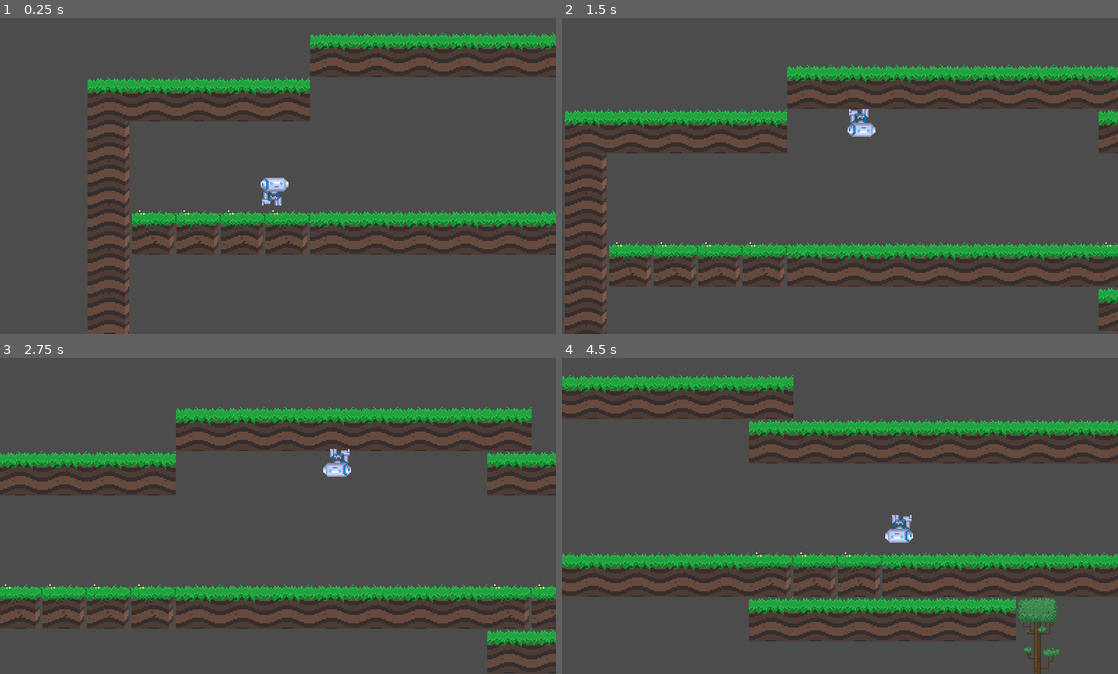
Above: before the commit, frames 1-4 (two rows, left to right).
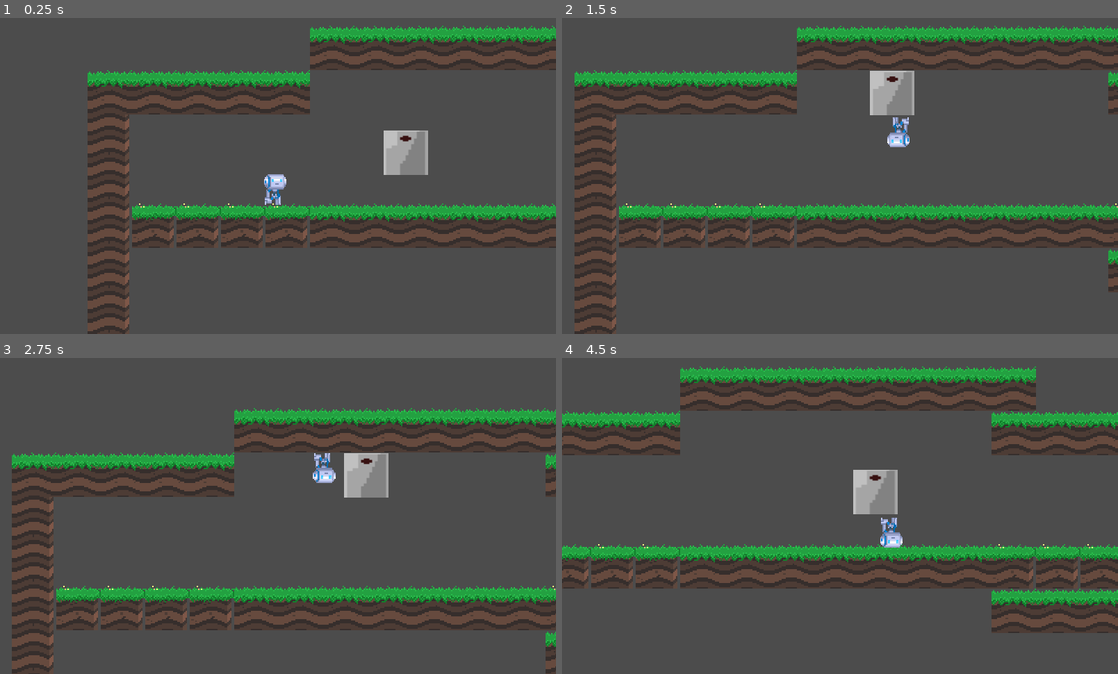
Above: after the commit, the same moments.

Repository: papukweh/Sohlepse
Game: Godot game, scene res://stage.tscn
The game is run twice, just before and just after one commit, with the same random seed, the same clock (stepped at 60 frames per second) and the same inputs.
Inputs:
- Up to frame 1 (0.25 s): no input
- Up to frame 2 (1.5 s): hold Right (move_right) 0.53-1.28 s; hold A (push-and-pull, bound only before the commit) 0.53-1.28 s; tap V (change-v) at 0.6 s; tap Up (jump) at 0.77, 1.07 s; hold Left (move_left) from 1.28 s (still down); tap A (push-and-pull, bound only before the commit) at 1.35 s
- Up to frame 3 (2.75 s): tap Up (jump) at 1.52, 1.82, 2.3 s; tap E (interact, bound only after the commit) at 1.55 s; release Left (move_left) at 2.03 s; hold Right (move_right) from 2.03 s (still down); hold E (interact, bound only after the commit) from 2.03 s (still down)
- Up to frame 4 (4.5 s): release E (interact, bound only after the commit) at 2.78 s; tap Up (jump) at 2.85, 3.02, 3.32, 3.77, 4.07 s; tap V (change-v) at 3.05, 4.35 s; release Right (move_right) at 3.53 s; hold A (push-and-pull, bound only before the commit) 3.53-4.28 s; hold Left (move_left) from 3.53 s (still down); tap H (change-h) at 3.6 s

The runs differ from the first frame. In frame 1, 22% of the frame differs, in the area x 15-100%, y 2-100%; in frame 2, 43%, in the area x 0-100%, y 2-100%; in frame 3, 18%; in frame 4, 39%.

Commit message:
Personagem agora consegue puxar e empurrar caixas

Diff:
--- a/Sohlepse/box.gd
+++ b/Sohlepse/box.gd
@@ -1,23 +1,36 @@
-extends RigidBody2D
+extends KinematicBody2D
 
-var WALK_ACCEL = 10000.0
-var WALK_DEACCEL = 5000.0
-var WALK_MAX_VELOCITY = 200.0
-
+var GRAVITY = 700.0 # pixels/second/second
+var velocity = Vector2()
 onready var push = false
 
-func _integrate_forces(s):
-	var lv = s.get_linear_velocity()
-	var step = s.get_step()
-	push = Input.is_action_pressed("push-and-pull")
+func _process(delta):
+	if Input.is_action_just_pressed("change-v"):
+		GRAVITY *= -1
+	pass
 
-	if push:
-		if Input.is_action_pressed("ui_left") and not Input.is_action_pressed("ui_right"):
-			if lv.x > -WALK_MAX_VELOCITY:
-				lv.x -= WALK_ACCEL * step
-		elif Input.is_action_pressed("ui_right") and not Input.is_action_pressed("ui_left"):
-			if lv.x < WALK_MAX_VELOCITY:
-				lv.x += WALK_ACCEL * step
+func _physics_process(delta):
+	var force = Vector2(0, GRAVITY)
 
+	if Input.is_action_pressed("interact"):
+		push = true
+	else:
+		push = false
 
-	s.set_linear_velocity(lv)
+	var player = null
+
+	if $RC_left.is_colliding():
+		player = $RC_left.get_collider()
+	elif $RC_right.is_colliding():
+		player = $RC_right.get_collider()
+
+	if player != null and push:
+		if player.moving_left():
+			velocity.x = -200
+		elif player.moving_right():
+			velocity.x = 200
+	else:
+		velocity.x = 0
+
+	velocity += force * delta
+	velocity = move_and_slide(velocity, Vector2(0, -1))
--- a/Sohlepse/box.tscn
+++ b/Sohlepse/box.tscn
@@ -8,42 +8,42 @@
 custom_solver_bias = 0.0
 extents = Vector2( 10, 11.1185 )
 
-[node name="Node2D" type="Node2D"]
+[node name="KinematicBody2D" type="KinematicBody2D"]
 
-[node name="RigidBody2D" type="RigidBody2D" parent="." index="0"]
-
-position = Vector2( -4.07257, -4.88704 )
 input_pickable = false
 collision_layer = 1
 collision_mask = 1
-mode = 2
-mass = 65535.0
-friction = 1.0
-bounce = 0.0
-gravity_scale = 1.0
-custom_integrator = false
-continuous_cd = 0
-contacts_reported = 0
-contact_monitor = false
-sleeping = false
-can_sleep = true
-linear_velocity = Vector2( 0, 0 )
-linear_damp = -1.0
-angular_velocity = 0.0
-angular_damp = -1.0
+collision/safe_margin = 0.08
 script = ExtResource( 1 )
-_sections_unfolded = [ "Collision", "Pickable", "Transform" ]
 
-[node name="Sprite" type="Sprite" parent="RigidBody2D" index="0"]
+[node name="Sprite" type="Sprite" parent="." index="0"]
 
-position = Vector2( 1.19748, -0.0433502 )
+position = Vector2( -2.87509, -4.93039 )
 scale = Vector2( 2, 1 )
 texture = ExtResource( 2 )
 _sections_unfolded = [ "Transform" ]
 
-[node name="CollisionShape2D" type="CollisionShape2D" parent="RigidBody2D" index="1"]
+[node name="RC_left" type="RayCast2D" parent="." index="1"]
 
-position = Vector2( 1.27886, 0.242453 )
+rotation = 1.5708
+enabled = true
+exclude_parent = true
+cast_to = Vector2( 0, 40 )
+collision_mask = 1
+_sections_unfolded = [ "Transform" ]
+
+[node name="RC_right" type="RayCast2D" parent="." index="2"]
+
+rotation = -1.5708
+enabled = true
+exclude_parent = true
+cast_to = Vector2( 0, 40 )
+collision_mask = 1
+_sections_unfolded = [ "Transform", "Z Index" ]
+
+[node name="CollisionShape2D" type="CollisionShape2D" parent="." index="3"]
+
+position = Vector2( -2.05863, -4.64459 )
 scale = Vector2( 3.2, 3 )
 shape = SubResource( 1 )
 _sections_unfolded = [ "Transform" ]
--- a/Sohlepse/player.gd
+++ b/Sohlepse/player.gd
@@ -1,177 +1,117 @@
-extends RigidBody2D
+extends KinematicBody2D
 
-# Character Demo, written by Juan Linietsky.
-#
-# Implementation of a 2D Character controller.
-# This implementation uses the physics engine for
-# controlling a character, in a very similar way
-# than a 3D character controller would be implemented.
-#
-# Using the physics engine for this has the main
-# advantages:
-# -Easy to write.
-# -Interaction with other physics-based objects is free
-# -Only have to deal with the object linear velocity, not position
-# -All collision/area framework available
-#
-# But also has the following disadvantages:
-#
-# -Objects may bounce a little bit sometimes
-# -Going up ramps sends the chracter flying up, small hack is needed.
-# -A ray collider is needed to avoid sliding down on ramps and
-#   undesiderd bumps, small steps and rare numerical precision errors.
-#   (another alternative may be to turn on friction when the character is not moving).
-# -Friction cant be used, so floor velocity must be considered
-#  for moving platforms.
+var GRAVITY = 700.0 # pixels/second/second
 
-# Member variables
-var anim = ""
+# Angle in degrees towards either side that the player can consider "floor"
+const FLOOR_ANGLE_TOLERANCE = 40
+const WALK_FORCE = 500
+const WALK_MIN_SPEED = 10
+const WALK_MAX_SPEED = 400
+const STOP_FORCE = 1500
+const JUMP_SPEED = 500
+const JUMP_MAX_AIRBORNE_TIME = 0.2
+
+const SLIDE_STOP_VELOCITY = 1.0 # one pixel/second
+const SLIDE_STOP_MIN_TRAVEL = 1.0 # one pixel
+
+var velocity = Vector2()
+var on_air_time = 10
+var jumping = false
+var pushing = false
+
 var siding_left = false
-var jumping = false
-var stopping_jump = false
-var shooting = false
 export var invert_vertical = 1
 export var invert_horizontal = 1
 onready var move_left = false
 onready var move_right = false
 
-
-var WALK_ACCEL = 10000.0
-var WALK_DEACCEL = 5000.0
-var WALK_MAX_VELOCITY = 200.0
-var AIR_ACCEL = 225.0
-var AIR_DEACCEL = 10.0
-var JUMP_VELOCITY = 500.0
-var STOP_JUMP_FORCE = 5000.0
-
-var MAX_FLOOR_AIRBORNE_TIME = 0.05
-
-var airborne_time = 1e20
-var shoot_time = 1e20
-var MAX_SHOOT_POSE_TIME = 0.3
-
-var floor_h_velocity = 0.0
-
 func _process(delta):
 	if Input.is_action_just_pressed("change-v"):
 		invert_vertical *= -1
-		self.gravity_scale *= -1
 		self.rotate(PI)
+		GRAVITY *= -1
 	if Input.is_action_just_pressed("change-h"):
 		invert_horizontal *= -1
 	pass
 
-func _integrate_forces(s):
-	var lv = s.get_linear_velocity()
-	var step = s.get_step()
+func _physics_process(delta):
+	# Create forces
+	var force = Vector2(0, GRAVITY)
+	if Input.is_action_pressed("interact"):
+		pushing = true
+	else:
+		pushing = false
 
-	var new_anim = anim
-	var new_siding_left = siding_left
-
-	# Get the controls
 	if invert_horizontal == 1:
-		move_left = Input.is_action_pressed("move_left")
-		move_right = Input.is_action_pressed("move_right")
+		move_left = Input.is_action_pressed("move_left") and not Input.is_action_pressed("move_right")
+		move_right = Input.is_action_pressed("move_right") and not Input.is_action_pressed("move_left")
 	else:
-		move_right = Input.is_action_pressed("move_left")
-		move_left = Input.is_action_pressed("move_right")
+		move_right = Input.is_action_pressed("move_left") and not Input.is_action_pressed("move_right")
+		move_left = Input.is_action_pressed("move_right") and not Input.is_action_pressed("move_left")
 
 	var jump = Input.is_action_pressed("jump")
-	var push = Input.is_action_pressed("push-and-pull")
+	var stop = true
 
-	# Deapply prev floor velocity
-	lv.x -= floor_h_velocity
-	floor_h_velocity = 0.0
+	if pushing:
+		if move_left:
+			velocity.x = -200
+		elif move_right:
+			velocity.x = 200
+	else:
+		if move_left:
+			if velocity.x <= WALK_MIN_SPEED and velocity.x > -WALK_MAX_SPEED:
+				force.x -= WALK_FORCE
+				stop = false
+		elif move_right:
+			if velocity.x >= -WALK_MIN_SPEED and velocity.x < WALK_MAX_SPEED:
+				force.x += WALK_FORCE
+				stop = false
 
-	# Find the floor (a contact with upwards facing collision normal)
-	var found_floor = false
-	var floor_index = -1
+	if stop:
+		var vsign = sign(velocity.x)
+		var vlen = abs(velocity.x)
 
-	for x in range(s.get_contact_count()):
-		var ci = s.get_contact_local_normal(x)
-		if ci.dot(Vector2(0, invert_vertical * -1)) > 0.6:
-			found_floor = true
-			floor_index = x
+		vlen -= STOP_FORCE * delta
+		if vlen < 0:
+			vlen = 0
 
-	# A good idea when implementing characters of all kinds,
-	# compensates for physics imprecision, as well as human reaction delay.
+		velocity.x = vlen * vsign
 
-	if found_floor:
-		airborne_time = 0.0
-	else:
-		airborne_time += step # Time it spent in the air
-
-	var on_floor = airborne_time < MAX_FLOOR_AIRBORNE_TIME
-
-	# Process jump
-	if jumping:
-		if (lv.y > 0 and invert_vertical == 1) or (lv.y < 0 and invert_vertical == -1):
-			# Set off the jumping flag if going down
-			jumping = false
-		elif not jump:
-			stopping_jump = true
-
-		if stopping_jump:
-			lv.y += invert_vertical * STOP_JUMP_FORCE * step
-
-	if on_floor:
-		# Process logic when character is on floor
-		if move_left and not move_right:
-			if lv.x > -WALK_MAX_VELOCITY:
-				lv.x -= WALK_ACCEL * step
-		elif move_right and not move_left:
-			if lv.x < WALK_MAX_VELOCITY:
-				lv.x += WALK_ACCEL * step
-		else:
-			var xv = abs(lv.x)
-			xv -= WALK_DEACCEL * step
-			if xv < 0:
-				xv = 0
-			lv.x = sign(lv.x) * xv
-
-		# Check jump
-		if not jumping and jump:
-			lv.y = -invert_vertical * JUMP_VELOCITY
-			jumping = true
-			stopping_jump = false
-
-		# Check siding
-		if lv.x < 0 and move_left:
-			new_siding_left = true
-		elif lv.x > 0 and move_right:
-			new_siding_left = false
-
-	else:
-		# Process logic when the character is in the air
-		if move_left and not move_right:
-			if lv.x < WALK_MAX_VELOCITY:
-				lv.x += AIR_ACCEL * step
-		elif move_right and not move_left:
-			if lv.x > WALK_MAX_VELOCITY:
-				lv.x -= AIR_ACCEL * step
-		else:
-			var xv = abs(lv.x)
-			xv += AIR_DEACCEL * step
-			if xv < 0:
-				xv = 0
-			lv.x = sign(lv.x) * xv
-
+	var new_siding_left = siding_left
+	# Check siding
+	if velocity.x < 0 and move_left:
+		new_siding_left = true
+	elif velocity.x > 0 and move_right:
+		new_siding_left = false
 
 	# Update siding
 	if new_siding_left != siding_left:
 		if new_siding_left:
-			$sprite.scale.x = -1
+			$sprite.scale.x = -invert_vertical
 		else:
-			$sprite.scale.x = 1
+			$sprite.scale.x = invert_vertical
 
 		siding_left = new_siding_left
 
+	# Integrate forces to velocity
+	velocity += force * delta
+	# Integrate velocity into motion and move
+	velocity = move_and_slide(velocity, Vector2(0, -1))
 
-	# Apply floor velocity
-	if found_floor:
-		floor_h_velocity = s.get_contact_collider_velocity_at_position(floor_index).x
-		lv.x += floor_h_velocity
+	if $RC_down.is_colliding():
+		on_air_time = 0
+		jumping = false
 
-	# Finally, apply gravity and set back the linear velocity
-	lv += s.get_total_gravity() * step
-	s.set_linear_velocity(lv)
+	if on_air_time < JUMP_MAX_AIRBORNE_TIME and jump and not jumping:
+		# Jump must also be allowed to happen if the character left the floor a little bit ago.
+		# Makes controls more snappy.
+		velocity.y = -invert_vertical * JUMP_SPEED
+		jumping = true
+
+	on_air_time += delta
+
+func moving_left():
+	return move_left and not move_right
+
+func moving_right():
+	return move_right and not move_left
--- a/Sohlepse/player.tscn
+++ b/Sohlepse/player.tscn
@@ -3,31 +3,17 @@
 [ext_resource path="res://player.gd" type="Script" id=1]
 [ext_resource path="res://robot_demo.png" type="Texture" id=2]
 
-[sub_resource type="RectangleShape2D" id=14]
+[sub_resource type="RectangleShape2D" id=1]
 
 custom_solver_bias = 0.0
 extents = Vector2( 3.3537, 10 )
 
-[node name="player" type="RigidBody2D"]
+[node name="player" type="KinematicBody2D" index="0"]
 
 input_pickable = false
 collision_layer = 1
 collision_mask = 1
-mode = 2
-mass = 3.0
-friction = 0.0
-bounce = 0.0
-gravity_scale = 1.0
-custom_integrator = true
-continuous_cd = 0
-contacts_reported = 3
-contact_monitor = false
-sleeping = false
-can_sleep = true
-linear_velocity = Vector2( 0, 0 )
-linear_damp = -1.0
-angular_velocity = 0.0
-angular_damp = -1.0
+collision/safe_margin = 0.08
 script = ExtResource( 1 )
 _sections_unfolded = [ "Angular", "Applied Forces", "Linear" ]
 invert_vertical = 1
@@ -35,8 +21,8 @@
 
 [node name="Camera2D" type="Camera2D" parent="." index="0"]
 
-position = Vector2( -1.23804, -8.8966 )
-scale = Vector2( 2.82163, 2.51892 )
+position = Vector2( -1.23804, 0.117938 )
+scale = Vector2( 2.82163, 2.23722 )
 anchor_mode = 1
 rotating = false
 current = true
@@ -66,10 +52,18 @@
 vframes = 2
 hframes = 16
 frame = 22
+_sections_unfolded = [ "Transform" ]
 
 [node name="CollisionShape2D" type="CollisionShape2D" parent="." index="2"]
 
 position = Vector2( -5.25742, 8.40443 )
 scale = Vector2( 6.18919, 2.04718 )
-shape = SubResource( 14 )
+shape = SubResource( 1 )
 _sections_unfolded = [ "Material", "Transform", "Visibility", "Z Index" ]
+
+[node name="RC_down" type="RayCast2D" parent="." index="3"]
+
+enabled = true
+exclude_parent = true
+cast_to = Vector2( 0, 29 )
+collision_mask = 1
--- a/Sohlepse/project.godot
+++ b/Sohlepse/project.godot
@@ -10,7 +10,7 @@
 
 [application]
 
-config/name="Dynamic Character Control-Based Platformer"
+config/name="Sohlepse"
 run/main_scene="res://stage.tscn"
 config/icon="res://icon.png"
 
@@ -48,9 +48,7 @@
 spawn=[ Object(InputEventKey,"resource_local_to_scene":false,"resource_name":"","device":0,"alt":false,"shift":false,"control":false,"meta":false,"command":false,"pressed":false,"scancode":16777244,"unicode":0,"echo":false,"script":null)
 , Object(InputEventJoypadButton,"resource_local_to_scene":false,"resource_name":"","device":0,"button_index":11,"pressure":0.0,"pressed":false,"script":null)
  ]
-push-and-pull=[ Object(InputEventKey,"resource_local_to_scene":false,"resource_name":"","device":0,"alt":false,"shift":false,"control":false,"meta":false,"command":false,"pressed":false,"scancode":65,"unicode":0,"echo":false,"script":null)
-, Object(InputEventKey,"resource_local_to_scene":false,"resource_name":"","device":0,"alt":false,"shift":false,"control":false,"meta":false,"command":false,"pressed":false,"scancode":85,"unicode":0,"echo":false,"script":null)
-, Object(InputEventKey,"resource_local_to_scene":false,"resource_name":"","device":0,"alt":false,"shift":false,"control":false,"meta":false,"command":false,"pressed":false,"scancode":72,"unicode":0,"echo":false,"script":null)
+interact=[ Object(InputEventKey,"resource_local_to_scene":false,"resource_name":"","device":0,"alt":false,"shift":false,"control":false,"meta":false,"command":false,"pressed":false,"scancode":69,"unicode":0,"echo":false,"script":null)
  ]
 change-v=[ Object(InputEventKey,"resource_local_to_scene":false,"resource_name":"","device":0,"alt":false,"shift":false,"control":false,"meta":false,"command":false,"pressed":false,"scancode":86,"unicode":0,"echo":false,"script":null)
  ]
--- a/Sohlepse/stage.tscn
+++ b/Sohlepse/stage.tscn
@@ -1,7 +1,8 @@
-[gd_scene load_steps=3 format=2]
+[gd_scene load_steps=4 format=2]
 
 [ext_resource path="res://tileset.tres" type="TileSet" id=1]
 [ext_resource path="res://player.tscn" type="PackedScene" id=2]
+[ext_resource path="res://box.tscn" type="PackedScene" id=3]
 
 [node name="stage" type="Node" index="0"]
 
@@ -33,3 +34,7 @@
 position = Vector2( 274.969, 75.8002 )
 scale = Vector2( 0.817881, 1.08877 )
 _sections_unfolded = [ "Angular", "Applied Forces", "Linear", "Transform" ]
+
+[node name="box" parent="." index="2" instance=ExtResource( 3 )]
+
+position = Vector2( 460.477, 36.1142 )
--- /dev/null
+++ b/Sohlepse/tileset2.tres
@@ -0,0 +1,280 @@
+[gd_resource type="TileSet" load_steps=15 format=2]
+
+[ext_resource path="res://tiles_demo.png" type="Texture" id=1]
+
+[sub_resource type="ConvexPolygonShape2D" id=1]
+
+custom_solver_bias = 0.0
+points = PoolVector2Array( 23.04, 31.9011, 3.01822, 234.637, -37.9726, -26.4474 )
+
+[sub_resource type="ConvexPolygonShape2D" id=2]
+
+custom_solver_bias = 0.0
+points = PoolVector2Array( -37.9726, -26.4474, 32, -24, 23.04, 31.9011 )
+
+[sub_resource type="ConvexPolygonShape2D" id=3]
+
+custom_solver_bias = 0.0
+points = PoolVector2Array( -32, -24, 24, -24, 24, 32, -32, 32 )
+
+[sub_resource type="ConvexPolygonShape2D" id=4]
+
+custom_solver_bias = 0.0
+points = PoolVector2Array( 32, -32, 32, 32, -32, 32, -32, -32 )
+
+[sub_resource type="ConvexPolygonShape2D" id=5]
+
+custom_solver_bias = 0.0
+points = PoolVector2Array( -32, -56, 35.6702, -59.6484, 32, 64, -32, 64 )
+
+[sub_resource type="ConvexPolygonShape2D" id=6]
+
+custom_solver_bias = 0.0
+points = PoolVector2Array( -32, -32, 24, -32, 24, 32, -32, 32 )
+
+[sub_resource type="ConvexPolygonShape2D" id=7]
+
+custom_solver_bias = 0.0
+points = PoolVector2Array( 32, -24, 32, 24, -32, 24, -32, -24 )
+
+[sub_resource type="ConvexPolygonShape2D" id=8]
+
+custom_solver_bias = 0.0
+points = PoolVector2Array( 24, -24, 24, 24, -32, 24, -32, -24 )
+
+[sub_resource type="ConvexPolygonShape2D" id=9]
+
+custom_solver_bias = 0.0
+points = PoolVector2Array( -32, -32, 24, -32, 24, 32, -32, 32 )
+
+[sub_resource type="ConvexPolygonShape2D" id=10]
+
+custom_solver_bias = 0.0
+points = PoolVector2Array( -64, -32, -8, -32, -8, 32, -64, 32 )
+
+[sub_resource type="ConvexPolygonShape2D" id=11]
+
+custom_solver_bias = 0.0
+points = PoolVector2Array( -32, -32, 24, -32, 32, -24, 32, 32, -32, 32 )
+
+[sub_resource type="ConvexPolygonShape2D" id=12]
+
+custom_solver_bias = 0.0
+points = PoolVector2Array( -32, -24, 32, -24, 32, 32, -32, 32 )
+
+[sub_resource type="ConvexPolygonShape2D" id=13]
+
+custom_solver_bias = 0.0
+points = PoolVector2Array( -32, -24, 32, -24, 32, 32, -32, 32 )
+
+[resource]
+
+0/name = "floor"
+0/texture = ExtResource( 1 )
+0/tex_offset = Vector2( 0, 0 )
+0/modulate = Color( 1, 1, 1, 1 )
+0/region = Rect2( 0, 0, 64, 64 )
+0/is_autotile = false
+0/occluder_offset = Vector2( 32, 32 )
+0/navigation_offset = Vector2( 32, 32 )
+0/shapes = [ {
+"autotile_coord": Vector2( 0, 0 ),
+"one_way": false,
+"shape": SubResource( 1 ),
+"shape_transform": Transform2D( 1, 0, 0, 0.986919, 36.7672, -26.7062 )
+}, {
+"autotile_coord": Vector2( 0, 0 ),
+"one_way": false,
+"shape": SubResource( 2 ),
+"shape_transform": Transform2D( 1, 0, 0, 0.986919, 36.7672, -26.7062 )
+} ]
+1/name = "edge"
+1/texture = ExtResource( 1 )
+1/tex_offset = Vector2( 0, 0 )
+1/modulate = Color( 1, 1, 1, 1 )
+1/region = Rect2( 64, 0, 64, 64 )
+1/is_autotile = false
+1/occluder_offset = Vector2( 32, 32 )
+1/navigation_offset = Vector2( 32, 32 )
+1/shapes = [ {
+"autotile_coord": Vector2( 0, 0 ),
+"one_way": false,
+"shape": SubResource( 3 ),
+"shape_transform": Transform2D( 1, 0, 0, 1, 32, 32 )
+} ]
+2/name = "wall"
+2/texture = ExtResource( 1 )
+2/tex_offset = Vector2( 0, 0 )
+2/modulate = Color( 1, 1, 1, 1 )
+2/region = Rect2( 64, 64, 64, 64 )
+2/is_autotile = false
+2/occluder_offset = Vector2( 32, 32 )
+2/navigation_offset = Vector2( 32, 32 )
+2/shapes = [ {
+"autotile_coord": Vector2( 0, 0 ),
+"one_way": false,
+"shape": SubResource( 9 ),
+"shape_transform": Transform2D( 1, 0, 0, 1, 32, 32 )
+} ]
+3/name = "wall_deco"
+3/texture = ExtResource( 1 )
+3/tex_offset = Vector2( 0, 0 )
+3/modulate = Color( 1, 1, 1, 1 )
+3/region = Rect2( 320, 128, 128, 64 )
+3/is_autotile = false
+3/occluder_offset = Vector2( 64, 32 )
+3/navigation_offset = Vector2( 64, 32 )
+3/shapes = [ {
+"autotile_coord": Vector2( 0, 0 ),
+"one_way": false,
+"shape": SubResource( 10 ),
+"shape_transform": Transform2D( 1, 0, 0, 1, 64, 32 )
+} ]
+4/name = "corner"
+4/texture = ExtResource( 1 )
+4/tex_offset = Vector2( 0, 0 )
+4/modulate = Color( 1, 1, 1, 1 )
+4/region = Rect2( 64, 128, 64, 64 )
+4/is_autotile = false
+4/occluder_offset = Vector2( 32, 32 )
+4/navigation_offset = Vector2( 32, 32 )
+4/shapes = [ {
+"autotile_coord": Vector2( 0, 0 ),
+"one_way": false,
+"shape": SubResource( 11 ),
+"shape_transform": Transform2D( 1, 0, 0, 1, 32, 32 )
+} ]
+5/name = "flowers"
+5/texture = ExtResource( 1 )
+5/tex_offset = Vector2( 0, 0 )
+5/modulate = Color( 1, 1, 1, 1 )
+5/region = Rect2( 192, 192, 64, 64 )
+5/is_autotile = false
+5/occluder_offset = Vector2( 32, 32 )
+5/navigation_offset = Vector2( 32, 32 )
+5/shapes = [ {
+"autotile_coord": Vector2( 0, 0 ),
+"one_way": false,
+"shape": SubResource( 12 ),
+"shape_transform": Transform2D( 1, 0, 0, 1, 32, 30.5298 )
+} ]
+6/name = "tree_base"
+6/texture = ExtResource( 1 )
+6/tex_offset = Vector2( 0, 0 )
+6/modulate = Color( 1, 1, 1, 1 )
+6/region = Rect2( 256, 192, 64, 64 )
+6/is_autotile = false
+6/occluder_offset = Vector2( 32, 32 )
+6/navigation_offset = Vector2( 32, 32 )
+6/shapes = [ {
+"autotile_coord": Vector2( 0, 0 ),
+"one_way": false,
+"shape": SubResource( 13 ),
+"shape_transform": Transform2D( 1, 0, 0, 1, 32, 32 )
+} ]
+7/name = "tree_mid"
+7/texture = ExtResource( 1 )
+7/tex_offset = Vector2( 0, 0 )
+7/modulate = Color( 1, 1, 1, 1 )
+7/region = Rect2( 256, 128, 64, 64 )
+7/is_autotile = false
+7/occluder_offset = Vector2( 32, 32 )
+7/navigation_offset = Vector2( 32, 32 )
+7/shapes = [  ]
+8/name = "tree_mid 2"
+8/texture = ExtResource( 1 )
+8/tex_offset = Vector2( 0, 0 )
+8/modulate = Color( 1, 1, 1, 1 )
+8/region = Rect2( 256, 64, 64, 64 )
+8/is_autotile = false
+8/occluder_offset = Vector2( 32, 32 )
+8/navigation_offset = Vector2( 32, 32 )
+8/shapes = [  ]
+9/name = "tree_top"
+9/texture = ExtResource( 1 )
+9/tex_offset = Vector2( 0, 0 )
+9/modulate = Color( 1, 1, 1, 1 )
+9/region = Rect2( 256, 0, 64, 64 )
+9/is_autotile = false
+9/occluder_offset = Vector2( 32, 32 )
+9/navigation_offset = Vector2( 32, 32 )
+9/shapes = [  ]
+10/name = "solid"
+10/texture = ExtResource( 1 )
+10/tex_offset = Vector2( 0, 0 )
+10/modulate = Color( 1, 1, 1, 1 )
+10/region = Rect2( 0, 64, 64, 64 )
+10/is_autotile = false
+10/occluder_offset = Vector2( 32, 32 )
+10/navigation_offset = Vector2( 32, 32 )
+10/shapes = [  ]
+11/name = "ceiling"
+11/texture = ExtResource( 1 )
+11/tex_offset = Vector2( 0, 0 )
+11/modulate = Color( 1, 1, 1, 1 )
+11/region = Rect2( 384, 64, 64, 64 )
+11/is_autotile = false
+11/occluder_offset = Vector2( 32, 32 )
+11/navigation_offset = Vector2( 32, 32 )
+11/shapes = [ {
+"autotile_coord": Vector2( 0, 0 ),
+"one_way": false,
+"shape": SubResource( 4 ),
+"shape_transform": Transform2D( 1, 0, 0, 1, 32, 32 )
+} ]
+12/name = "ramp"
+12/texture = ExtResource( 1 )
+12/tex_offset = Vector2( 0, 0 )
+12/modulate = Color( 1, 1, 1, 1 )
+12/region = Rect2( 128, 128, 64, 128 )
+12/is_autotile = false
+12/occluder_offset = Vector2( 32, 64 )
+12/navigation_offset = Vector2( 32, 64 )
+12/shapes = [ {
+"autotile_coord": Vector2( 0, 0 ),
+"one_way": false,
+"shape": SubResource( 5 ),
+"shape_transform": Transform2D( 1, 0, 0, 1, 32.9608, 62.5814 )
+} ]
+13/name = "ceiling2wall"
+13/texture = ExtResource( 1 )
+13/tex_offset = Vector2( 0, 0 )
+13/modulate = Color( 1, 1, 1, 1 )
+13/region = Rect2( 448, 64, 64, 64 )
+13/is_autotile = false
+13/occluder_offset = Vector2( 32, 32 )
+13/navigation_offset = Vector2( 32, 32 )
+13/shapes = [ {
+"autotile_coord": Vector2( 0, 0 ),
+"one_way": false,
+"shape": SubResource( 6 ),
+"shape_transform": Transform2D( 1, 0, 0, 1, 32, 32 )
+} ]
+14/name = "platform_floor"
+14/texture = ExtResource( 1 )
+14/tex_offset = Vector2( 0, 0 )
+14/modulate = Color( 1, 1, 1, 1 )
+14/region = Rect2( 128, 0, 64, 64 )
+14/is_autotile = false
+14/occluder_offset = Vector2( 32, 32 )
+14/navigation_offset = Vector2( 32, 32 )
+14/shapes = [ {
+"autotile_coord": Vector2( 0, 0 ),
+"one_way": false,
+"shape": SubResource( 7 ),
+"shape_transform": Transform2D( 1, 0, 0, 1, 32, 32 )
+} ]
+15/name = "platform_edge"
+15/texture = ExtResource( 1 )
+15/tex_offset = Vector2( 0, 0 )
+15/modulate = Color( 1, 1, 1, 1 )
+15/region = Rect2( 192, 0, 64, 64 )
+15/is_autotile = false
+15/occluder_offset = Vector2( 32, 32 )
+15/navigation_offset = Vector2( 32, 32 )
+15/shapes = [ {
+"autotile_coord": Vector2( 0, 0 ),
+"one_way": false,
+"shape": SubResource( 8 ),
+"shape_transform": Transform2D( 1, 0, 0, 1, 32, 32 )
+} ]
Binary file removed: Sohlepse/plank.png
Not shown, removed: Sohlepse/plank.png.import
Binary file added: Sohlepse/plankpin.png
Not shown, added: Sohlepse/plankpin.png.import
Binary file removed: Sohlepse/player.png
